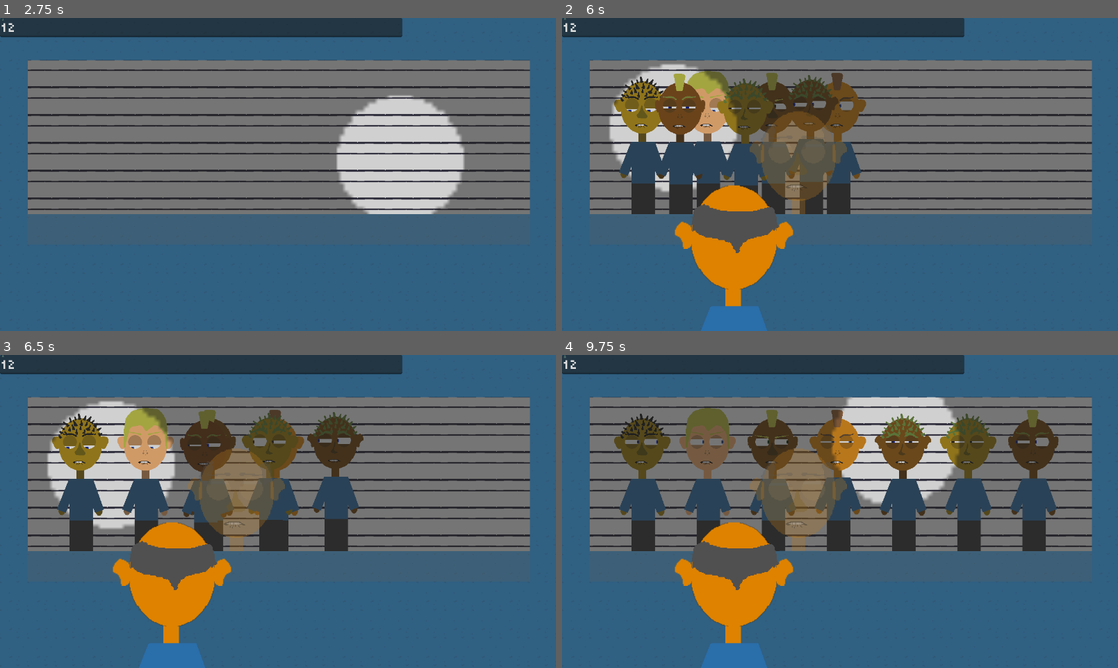
Above: before the commit, frames 1-4 (two rows, left to right).
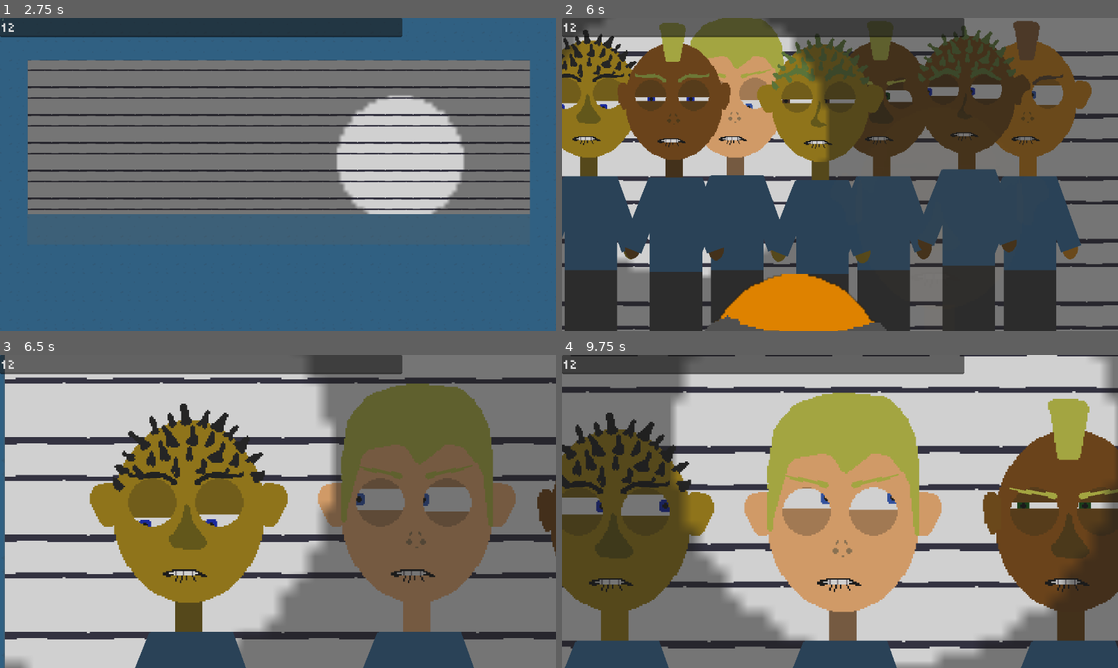
Above: after the commit, the same moments.

Repository: bjornarprytz/shift
Game: Godot game, scene res://interface/main.tscn
The game is run twice, just before and just after one commit, with the same random seed, the same clock (stepped at 60 frames per second) and the same inputs.
Inputs (mouse positions are in pixels of both pictures, inside the frame that each line leads up to):
- Up to frame 1 (2.75 s): click (200, 27) at 0.52 s; type "12" at 0.6 s; click "Start shift!" at 1.25 s; tap Enter at 2 s; move the mouse to (400, 158) at 2.02 s; click (400, 158) at 2.17 s
- Up to frame 2 (6 s): tap Space at 2.75 s; move the mouse to (728, 190) at 2.77 s; click (728, 190) at 2.92 s; move the mouse to (895, 105) at 3.52 s; click (895, 105) at 3.67 s; move the mouse to (812, 237) at 4.27 s; click (812, 237) at 4.42 s; move the mouse to (1006, 221) at 5.02 s; click (1006, 221) at 5.17 s; move the mouse to (673, 127) at 5.77 s; click (673, 127) at 5.92 s
- Up to frame 3 (6.5 s): no input
- Up to frame 4 (9.75 s): move the mouse to (867, 511) at 6.52 s; click (867, 511) at 6.67 s; move the mouse to (756, 433) at 7.27 s; click (756, 433) at 7.42 s; move the mouse to (962, 495) at 8.02 s; click (962, 495) at 8.17 s; move the mouse to (728, 527) at 8.77 s; click (728, 527) at 8.92 s; move the mouse to (895, 442) at 9.52 s; click (895, 442) at 9.67 s

Frame 1 is identical in both runs. In frame 2, 93% of the frame differs, in the area x 0-100%, y 0-100%; in frame 3, 93%; in frame 4, 96%.

Commit message:
focus

Diff:
--- a/src/interface/main.gd
+++ b/src/interface/main.gd
@@ -1,4 +1,6 @@
 extends Node2D
+
+@onready var camera: Camera2D = %Camera
 
 @onready var suspect_factory = preload("res://interface/suspect.tscn")
 @onready var spotlight: PointLight2D = %Spotlight
@@ -8,11 +10,26 @@
 
 @onready var suspects: Node2D = %Suspects
 @onready var lineup_pos: Node2D = $LineupPos
-@onready var detective: Suspect = %Detective
+@onready var detective: Suspect = %DetectiveReflection
 @onready var detective_back: SuspectBack = %DetectiveBack
 
 @onready var detective_target_pos: Node2D = %Detective_target_pos
 @onready var detective_back_target_pos: Node2D = %DetectiveBack_target_pos
+
+var focus_tween: Tween
+
+func _on_focus_changed(s: Suspect):
+	if (focus_tween != null):
+		focus_tween.stop()
+
+	var target_pos = s.head.global_position if s != null else Vector2(640.0, 360.0)
+	var target_zoom = Vector2.ONE * 3.5 if s != null else Vector2.ONE
+	var target_detective_alpha = 0.0 if s != null else .4
+
+	focus_tween = create_tween().set_parallel().set_ease(Tween.EASE_OUT).set_trans(Tween.TRANS_CIRC)
+	focus_tween.tween_property(camera, "global_position", target_pos, .5)
+	focus_tween.tween_property(camera, "zoom", target_zoom, .5)
+	focus_tween.tween_property(detective, "modulate:a", target_detective_alpha, .1)
 
 func _process(delta: float) -> void:
 	spotlight.global_position = get_global_mouse_position()
@@ -26,6 +43,7 @@
 		new_sus.position = (Vector2.LEFT * 700) + (Vector2.LEFT * 150.0 * i) + (Vector2.DOWN * 500.0)
 		new_sus.apply_appearance(character_variations.create_random_appearance())
 		new_sus.head.is_free_look = true
+		new_sus.focus.connect(_on_focus_changed)
 		s.push_back(new_sus)
 		i += 1
 
@@ -47,6 +65,7 @@
 
 func _ready() -> void:
 	_load_suspects()
+	detective.clickable.hide()
 
 func _on_left_button_pressed() -> void:
 	print("Pressed left button")
--- a/src/interface/main.tscn
+++ b/src/interface/main.tscn
@@ -88,6 +88,7 @@
 offset_bottom = 748.0
 grow_horizontal = 2
 grow_vertical = 2
+mouse_filter = 2
 texture = ExtResource("4_dyb18")
 stretch_mode = 1
 metadata/_edit_lock_ = true
@@ -104,6 +105,7 @@
 offset_bottom = 748.0
 grow_horizontal = 2
 grow_vertical = 2
+mouse_filter = 2
 texture = ExtResource("4_dyb18")
 stretch_mode = 1
 metadata/_edit_lock_ = true
@@ -120,6 +122,7 @@
 offset_bottom = 97.0
 grow_horizontal = 2
 grow_vertical = 2
+mouse_filter = 2
 texture = ExtResource("4_dyb18")
 stretch_mode = 1
 metadata/_edit_lock_ = true
@@ -129,9 +132,9 @@
 position = Vector2(546, 791)
 scale = Vector2(1.72, 1.72)
 
-[node name="Detective" parent="DetectiveRoom" unique_id=1764024577 instance=ExtResource("2_rfu3d")]
+[node name="DetectiveReflection" parent="DetectiveRoom" unique_id=1764024577 instance=ExtResource("2_rfu3d")]
 unique_name_in_owner = true
-modulate = Color(1, 1, 1, 0.3019608)
+modulate = Color(1, 1, 1, 0.3764706)
 position = Vector2(-683.00006, 791)
 scale = Vector2(1.72, 1.72)
 suspect_name = "Detective"
@@ -149,6 +152,7 @@
 offset_bottom = 764.0
 grow_horizontal = 2
 grow_vertical = 2
+mouse_filter = 2
 texture = ExtResource("4_dyb18")
 stretch_mode = 1
 
@@ -158,6 +162,7 @@
 offset_top = 97.0
 offset_right = 1220.0
 offset_bottom = 521.0
+mouse_filter = 2
 color = Color(0.3764706, 0.3764706, 0.3764706, 0.28235295)
 metadata/_edit_lock_ = true
 
@@ -171,5 +176,9 @@
 position = Vector2(-833, 1055)
 scale = Vector2(2, 2)
 
+[node name="Camera" type="Camera2D" parent="." unique_id=1832097125]
+unique_name_in_owner = true
+position = Vector2(640, 360)
+
 [connection signal="text_submitted" from="CanvasLayer/LineEdit" to="." method="_on_line_edit_text_submitted"]
 [connection signal="appearance_selected" from="CanvasLayer/CharacterCreation" to="." method="_on_character_creation_appearance_selected"]
--- a/src/interface/suspect.gd
+++ b/src/interface/suspect.gd
@@ -1,10 +1,13 @@
 class_name Suspect
 extends Node2D
+
+signal focus(sus: Suspect)
 
 @export var suspect_name: String = ["J", "S", "D", "G", "C", "L"].pick_random()
 @export var walk_speed: float = 400.0
 @export var profile: Profile = Profile.new()
 
+@onready var clickable: Control = %Control
 @onready var body: Body = %Body
 @onready var head: Head = %Head
 
@@ -32,12 +35,6 @@
 func _stop_bob():
 	await bob_tween.loop_finished
 	bob_tween.kill()
-
-func _on_control_mouse_entered() -> void:
-	unnerve()
-
-func _on_control_mouse_exited() -> void:
-	renerve()
 
 func say(phrase: String):
 	head.say(phrase)
@@ -85,3 +82,8 @@
 
 		for p in parts:
 			p.stop_tell(t)
+
+
+func _on_control_gui_input(event: InputEvent) -> void:
+	if (event is InputEventMouseButton and event.is_pressed()):
+		focus.emit(self)
--- a/src/interface/suspect.tscn
+++ b/src/interface/suspect.tscn
@@ -19,11 +19,12 @@
 position = Vector2(-3, -281)
 
 [node name="Control" type="Control" parent="." unique_id=1045583950]
+unique_name_in_owner = true
 layout_mode = 3
 anchors_preset = 0
 offset_left = -73.0
-offset_top = -355.0
-offset_right = 83.0
+offset_top = -363.0
+offset_right = 69.0
 offset_bottom = 3.0
 
 [node name="Eyes" type="Area2D" parent="." unique_id=2047242647]
@@ -35,6 +36,5 @@
 rotation = -1.5707964
 shape = SubResource("CapsuleShape2D_gwkry")
 
-[connection signal="mouse_entered" from="Control" to="." method="_on_control_mouse_entered"]
-[connection signal="mouse_exited" from="Control" to="." method="_on_control_mouse_exited"]
+[connection signal="gui_input" from="Control" to="." method="_on_control_gui_input"]
 [connection signal="area_entered" from="Eyes" to="." method="_on_eyes_area_entered"]
